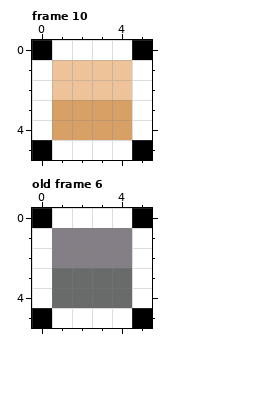
Two versions of one pixel-art file, data/sprites/items.ase. This is how it looked before the edit.
6x6 pixels, 14 frames. Shown: frame 10, old frame 6. The commit also changed other frames, which this record leaves out.
After the commit:
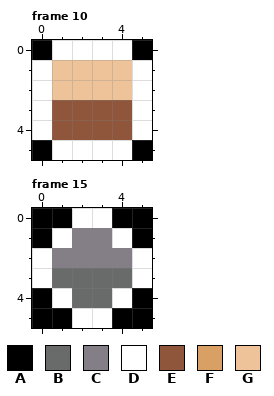
Palette (. is transparent): A #000000  B #696a6a  C #847e87  D #ffffff  E #8f563b  F #d9a066  G #eec39a
A new or re-ordered frame is compared with the old frame closest to it.
Change:
{"change": "frames 14 -> 16"}
{"where": "frame 10"}
{"frame":10,"y":3,"x":1,"old":"FFFF","new":"EEEE"}
{"frame":10,"y":4,"x":1,"old":"FFFF","new":"EEEE"}
{"where": "frame 15 is new; against old frame 6"}
{"frame":15,"y":0,"x":1,"old":"D","new":"A"}
{"frame":15,"y":0,"x":4,"old":"D","new":"A"}
{"frame":15,"y":1,"x":0,"old":"DC","new":"AD"}
{"frame":15,"y":1,"x":4,"old":"CD","new":"DA"}
{"frame":15,"y":4,"x":0,"old":"DB","new":"AD"}
{"frame":15,"y":4,"x":4,"old":"BD","new":"DA"}
{"frame":15,"y":5,"x":1,"old":"D","new":"A"}
{"frame":15,"y":5,"x":4,"old":"D","new":"A"}
{"label":"changed","picture_box":[52,100,132,140]}
{"label":"changed","picture_box":[32,208,152,328]}
